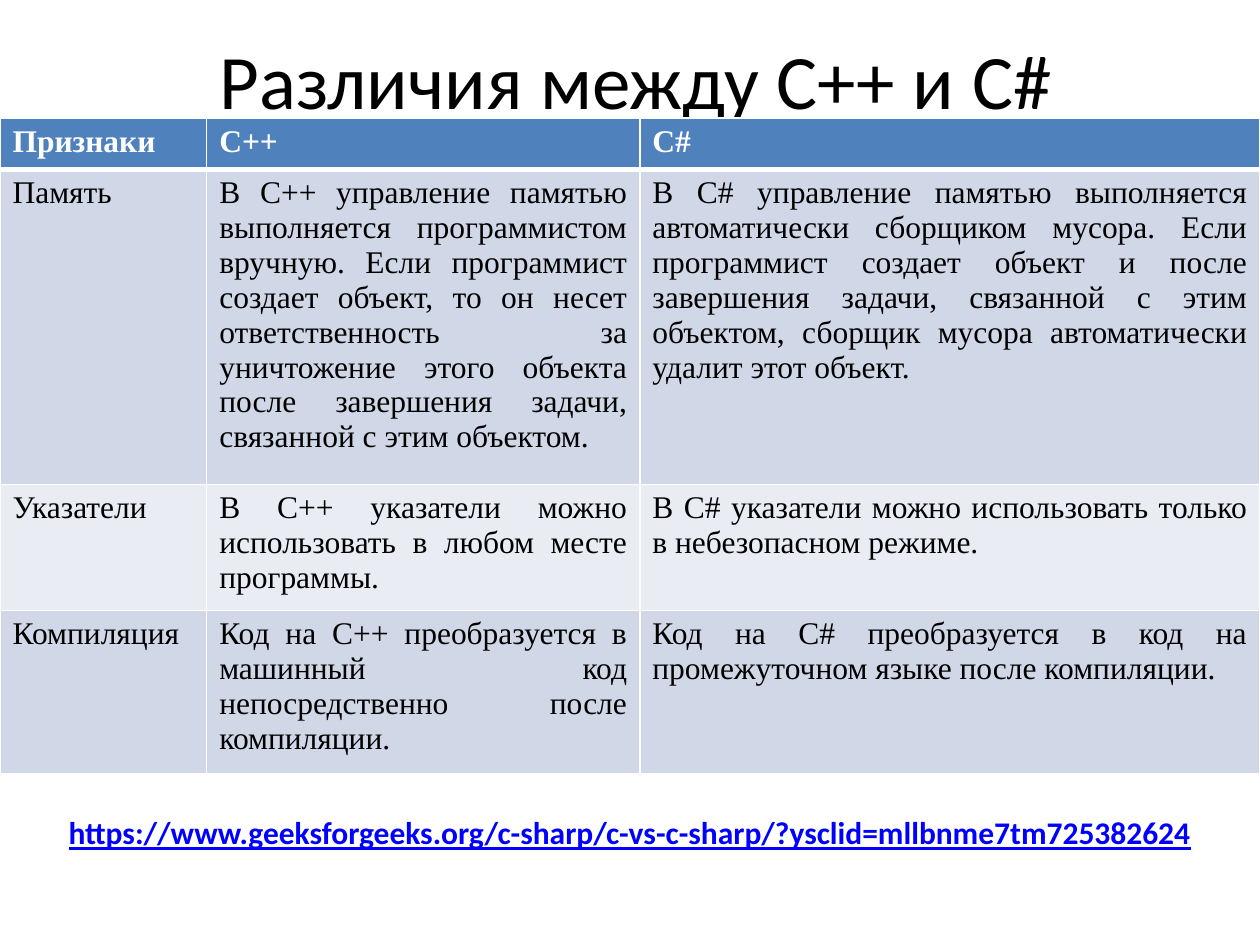
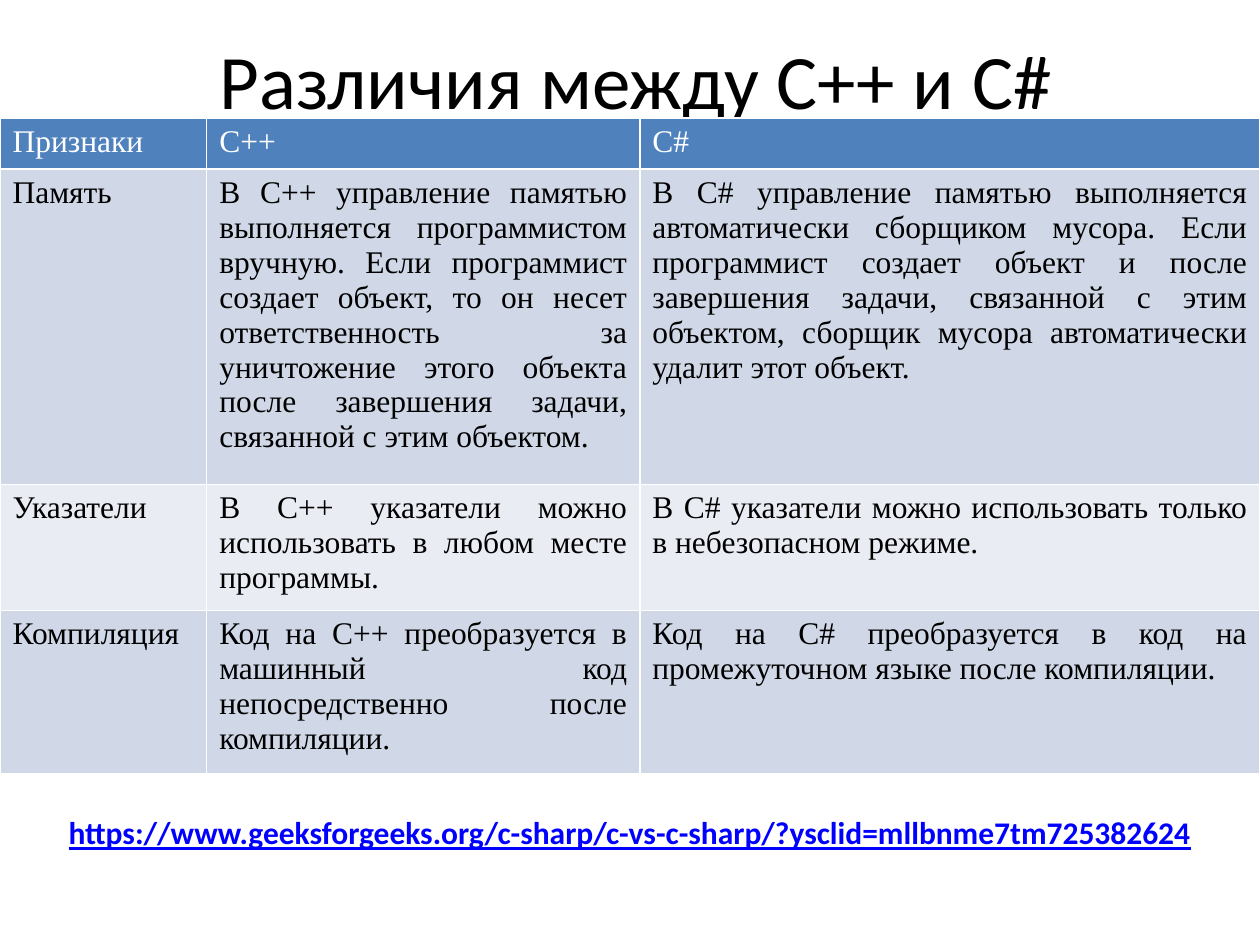
Before and after one commit to mbdatateach/site, a slide deck: slide 2 of 3испсп/технологии программирования/лекции/1.pptx. Drawn at 1260x945 pixels with LibreOffice and Linux fonts; fonts in the diff are those of the drawing. Boxes give left, top, right and bottom in pixels: in the first picture for what was removed or moved away, otherwise in the second. Text is boxed around its words. In the diff, an @@ line names an element or a change of style, - is before the commit and + after.

```diff
--- a/3испсп/технологии программирования/лекции/1.pptx
+++ b/3испсп/технологии программирования/лекции/1.pptx
@@ table at (0,118,1260,775) @@
@@ bold off in "Признаки", "C++", "C#" @@
```
Also in this commit, not shown: 17 slides added, 30 other files.
